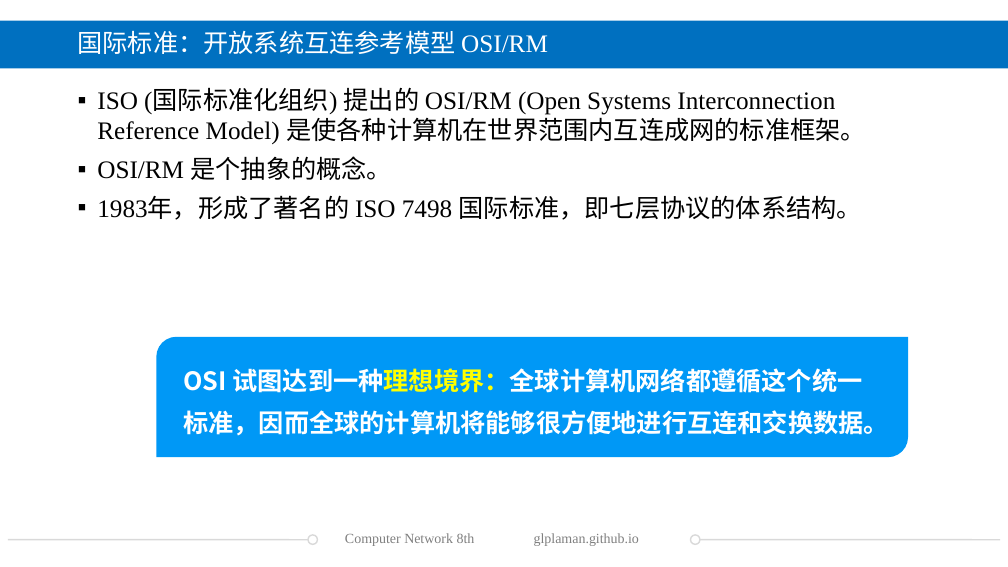
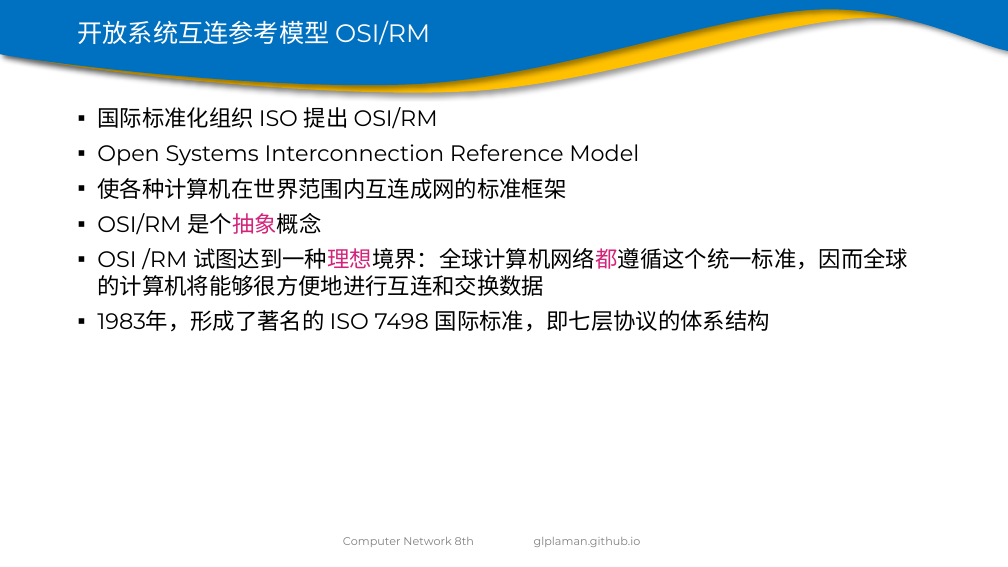
Before and after one commit to glplaman/glplaman.github.io, a slide deck: slide 95 of network/ppt/chap1.pptx (slide 100 before the commit). Drawn at 1008x567 pixels with LibreOffice and Linux fonts; fonts in the diff are those of the drawing; background and template pictures are left out. Boxes give left, top, right and bottom in pixels: in the first picture for what was removed or moved away, otherwise in the second. Text is boxed around its words. In the diff, an @@ line names an element or a change of style, - is before the commit and + after.

```diff
--- a/network/ppt/chap1.pptx
+++ b/network/ppt/chap1.pptx
@@ rectangle removed at bbox=[0, 21, 1008, 69] @@
@@ freeform shape added at bbox=[0, 0, 1008, 93], fill #FFC000 @@
@@ freeform shape added at bbox=[0, 0, 1008, 86], fill #0070C0 @@
@@ title at bbox=[78, 20, 430, 45]: text changed; font Times New Roman to Montserrat @@
-国际标准：开放系统互连参考模型 OSI/RM
+开放系统互连参考模型 OSI/RM
@@ text at bbox=[97, 107, 908, 332]: text changed; size 18 to 16 pt; font Times New Roman to Montserrat @@
-▪ ISO (国际标准化组织) 提出的 OSI/RM (Open Systems Interconnection Reference Model) 是使各种计算机在世界范围内互连成网的标准框架。
-▪ OSI/RM 是个抽象的概念。
-▪ 1983年，形成了著名的 ISO 7498 国际标准，即七层协议的体系结构。
+▪ 国际标准化组织 ISO 提出 OSI/RM
+▪ Open Systems Interconnection Reference Model
+▪ 使各种计算机在世界范围内互连成网的标准框架
+▪ OSI/RM 是个抽象概念
+▪ OSI /RM 试图达到一种理想境界：全球计算机网络都遵循这个统一标准，因而全球的计算机将能够很方便地进行互连和交换数据
+▪ 1983年，形成了著名的 ISO 7498 国际标准，即七层协议的体系结构
@@ round diag rect removed at bbox=[156, 337, 908, 457] @@
@@ text removed at bbox=[183, 368, 889, 436] @@
-OSI 试图达到一种理想境界：全球计算机网络都遵循这个统一标准，因而全球的计算机将能够很方便地进行互连和交换数据。
@@ line removed from (8, 539) to (318, 539) @@
@@ ellipse removed at bbox=[308, 535, 318, 544] @@
@@ text "Computer Network 8th" at bbox=[343, 537, 474, 547]: size 10 to 8 pt, font Times New Roman to Montserrat @@
@@ text "glplaman.github.io" at bbox=[534, 537, 641, 547]: size 10 to 8 pt, font Times New Roman to Montserrat @@
@@ line removed from (690, 539) to (1000, 539) @@
@@ ellipse removed at bbox=[690, 535, 700, 544] @@
```
Also in this commit, not shown: 132 other slides changed, 7 slides added, 16 slides removed, 8 other files.
